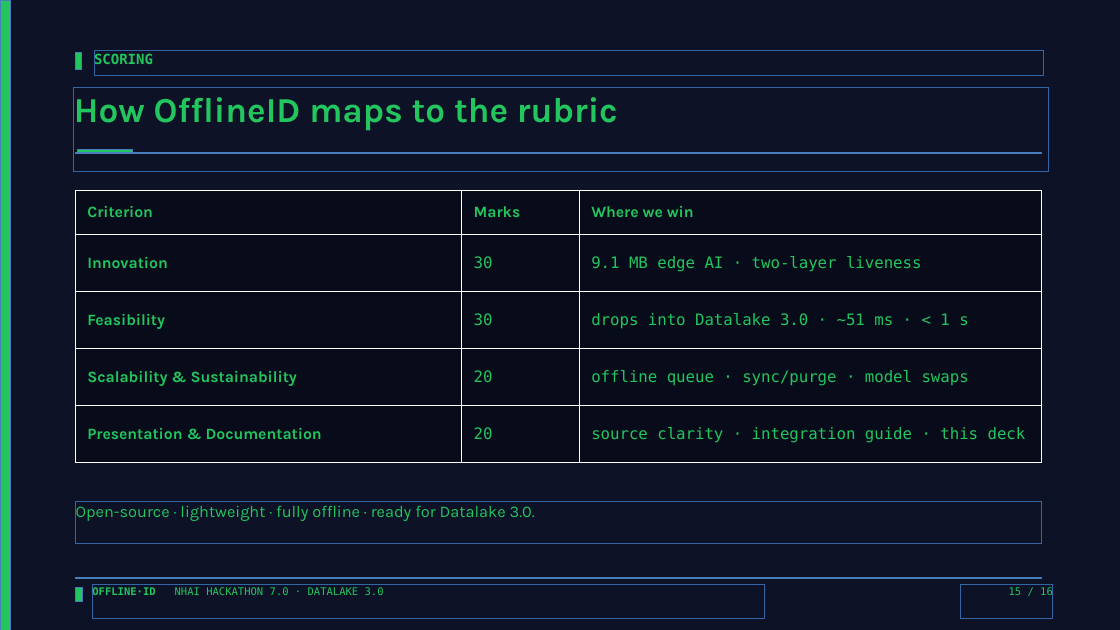
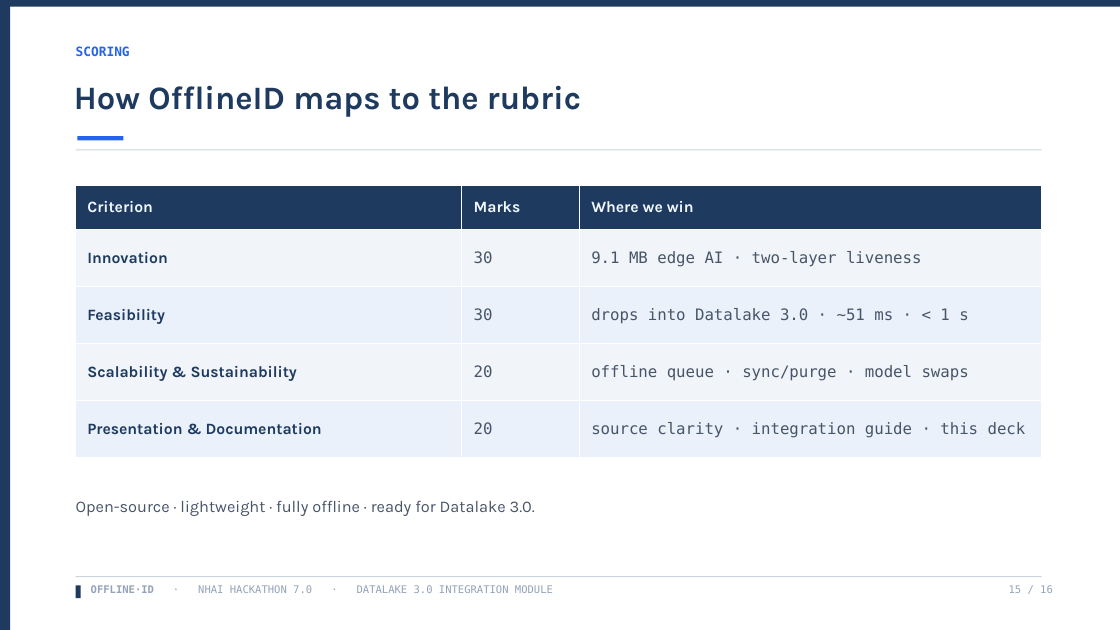
Before and after one commit to moneytosms/offlineid, a slide deck: slide 15 of submission/OfflineID_Hackathon7.pptx. Drawn at 1120x630 pixels with LibreOffice and Linux fonts; fonts in the diff are those of the drawing. Boxes give left, top, right and bottom in pixels: in the first picture for what was removed or moved away, otherwise in the second. Text is boxed around its words. In the diff, an @@ line names an element or a change of style, - is before the commit and + after.

```diff
--- a/submission/OfflineID_Hackathon7.pptx
+++ b/submission/OfflineID_Hackathon7.pptx
@@ background #0D1226 to #FFFFFF @@
@@ rectangle at <box>0,0,10,630</box>: fill #22C55E to #1E3A5F @@
@@ rectangle added at <box>10,0,1120,7</box>, fill #1E3A5F @@
@@ text "SCORING": place and size @@
-text "SCORING" at <box>94,52,153,67</box>
+text "SCORING" at <box>76,46,130,56</box>
@@ text "SCORING" at <box>76,46,130,56</box>: size 12 to 11 pt, text colour #22C55E to #2563EB @@
@@ rectangle removed at <box>76,53,82,70</box> @@
@@ text "How OfflineID maps to the ...": place and size @@
-text "How OfflineID maps to the ..." at <box>74,97,618,131</box>
+text "How OfflineID maps to the ..." at <box>74,85,581,117</box>
@@ text "How OfflineID maps to the ..." at <box>74,85,581,117</box>: size 30 to 28 pt, text colour #22C55E to #1E3A5F @@
@@ rectangle: place and size @@
-rectangle at <box>77,150,133,154</box>
+rectangle at <box>77,136,124,140</box>
@@ rectangle at <box>77,136,124,140</box>: fill #22C55E to #2563EB @@
@@ rectangle: place and size @@
-rectangle at <box>76,153,1042,154</box>
+rectangle at <box>76,150,1042,150</box>
@@ rectangle at <box>76,150,1042,150</box>: fill #080C1A to #CBD5E1 @@
@@ table at <box>76,186,1042,458</box> @@
@@ fill #080C1A to #1E3A5F in row 1 @@
@@ fill #080C1A to #F1F5F9 in 6 cells @@
@@ fill #080C1A to #EAF1FB in 6 cells @@
@@ text colour #22C55E to #F0F7FF in "Criterion", "Marks", "Where we win" @@
@@ text colour #22C55E to #1E3A5F in "Innovation", "Feasibility", "Scalability & Sustainability", "Presentation & Documentation" @@
@@ text colour #22C55E to #475569 in "30", "9.1 MB edge AI · two-layer liveness", "30", "drops into Datalake 3.0 · ~51 ms ..." and 4 more places @@
@@ table: place and size @@
-table at <box>76,191,1042,463</box>
+table at <box>76,186,1042,458</box>
@@ text "Open-source · lightweight · fully ..." at <box>76,500,535,516</box>: text colour #22C55E to #475569 @@
@@ rectangle at <box>76,586,81,598</box>: fill #22C55E to #1E3A5F @@
@@ rectangle at <box>76,576,1042,577</box>: fill #080C1A to #CBD5E1 @@
@@ rectangle: place and size @@
-rectangle at <box>76,587,82,602</box>
+rectangle at <box>76,586,81,598</box>
@@ text at <box>91,585,553,593</box>: text changed; text colour #22C55E to #94A3B8 @@
-OFFLINE·ID NHAI HACKATHON 7.0 · DATALAKE 3.0
+OFFLINE·ID · NHAI HACKATHON 7.0 · DATALAKE 3.0 INTEGRATION MODULE
@@ text "15 / 16" at <box>1009,585,1053,593</box>: text colour #22C55E to #94A3B8 @@
```
Also in this commit, not shown: 15 other slides changed, 1 slide removed, 13 other files.
